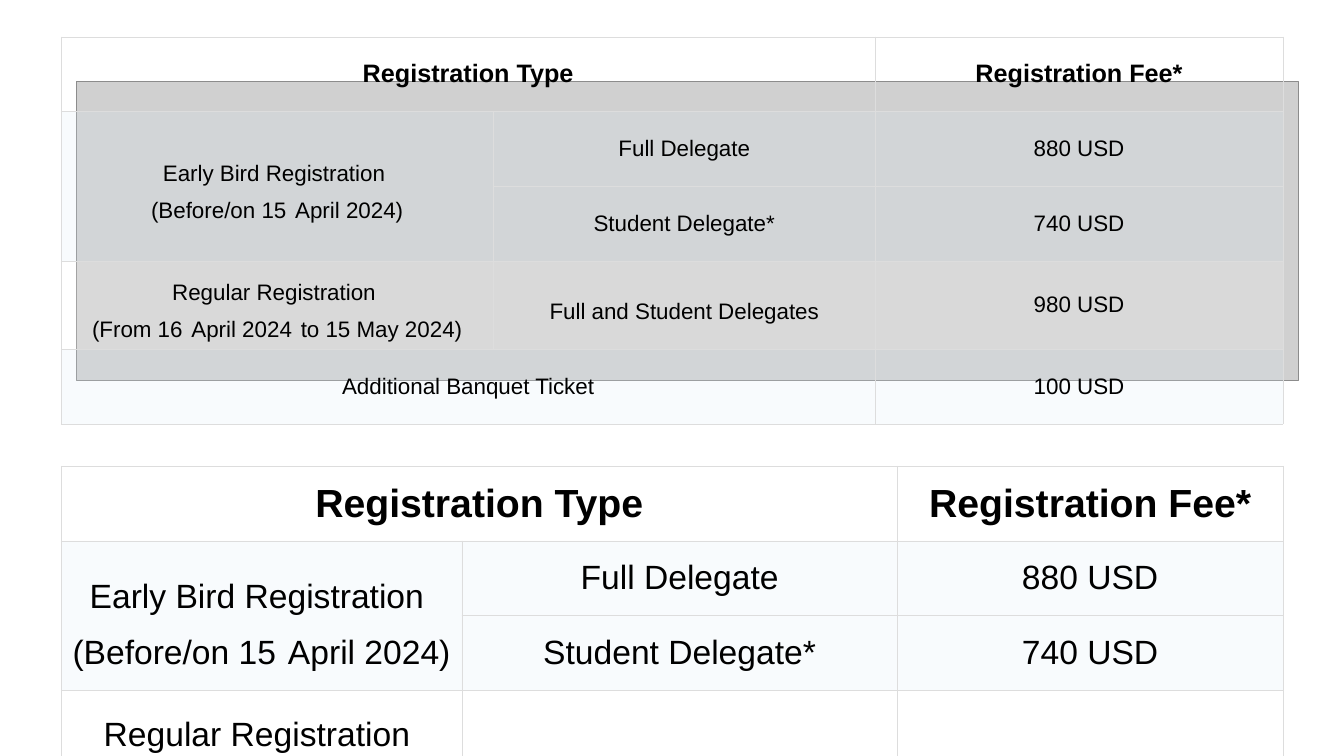
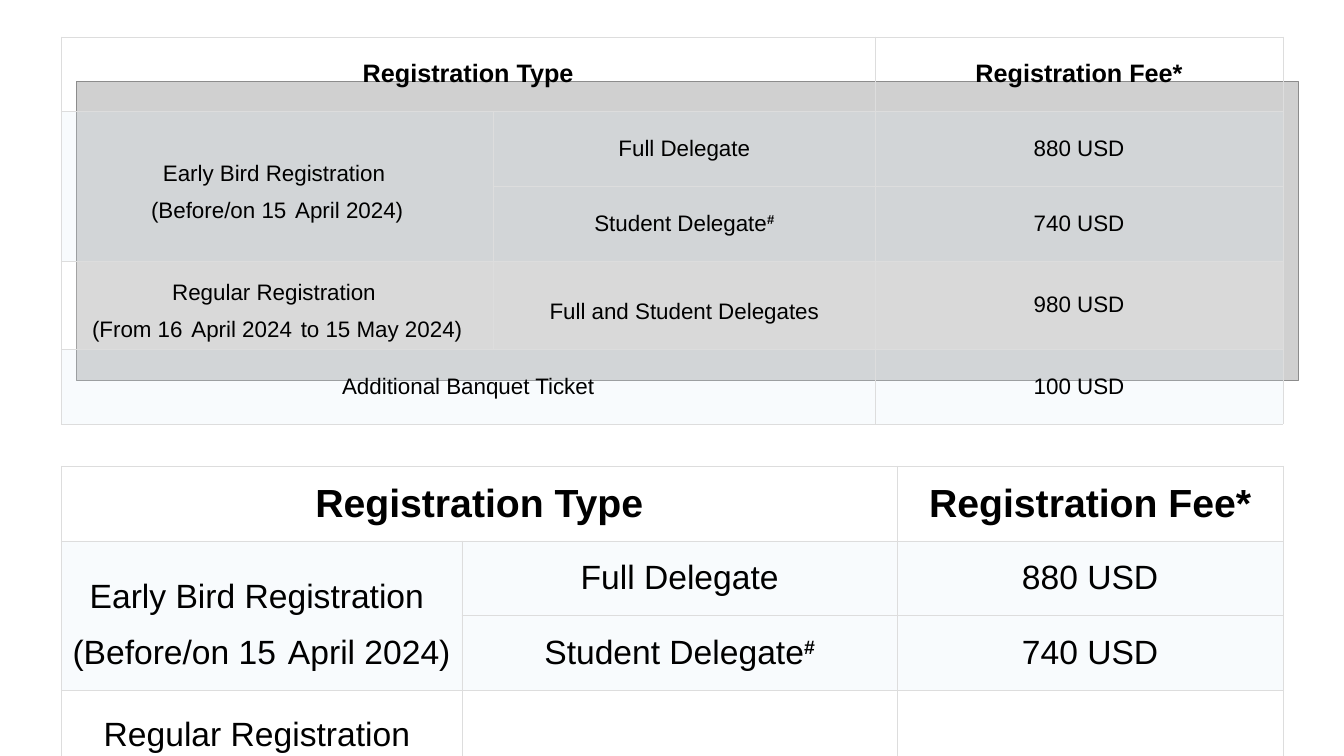
Before and after one commit to zhangxy911/zhangxy911.github.io, a slide deck: slide 5 of assets/figures.pptx. Drawn at 1344x756 pixels with LibreOffice and Linux fonts; fonts in the diff are those of the drawing; grey boxes stand for pictures. Boxes give left, top, right and bottom in pixels: in the first picture for what was removed or moved away, otherwise in the second. Text is boxed around its words. In the diff, an @@ line names an element or a change of style, - is before the commit and + after.

```diff
--- a/assets/figures.pptx
+++ b/assets/figures.pptx
@@ table at box(62, 37, 1284, 425) @@
-row 3, column 2: Student Delegate*
+row 3, column 2: Student Delegate#
@@ table at box(62, 467, 1284, 756) @@
-row 3, column 2: Student Delegate*
+row 3, column 2: Student Delegate#
```
Also in this commit, not shown: 4 other files.
